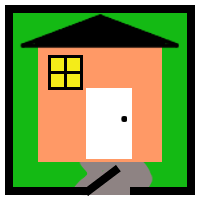
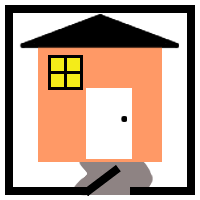
Layered file, before and after one edit (200px x 200px). Changes by layer:
added layer "Layer" above "window_grid" over [13, 13, 187, 196]
hid "window_grid", painted on it over [13, 13, 187, 196]
hid "grass" over [13, 13, 187, 187]
